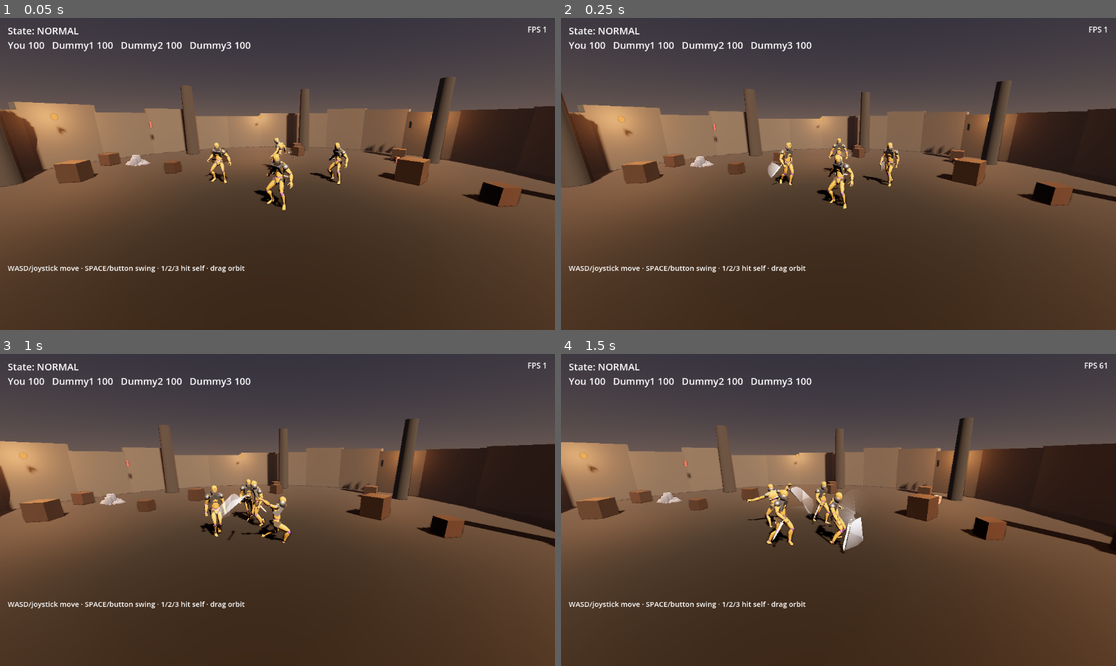
Above: before the commit, frames 1-4 (two rows, left to right).
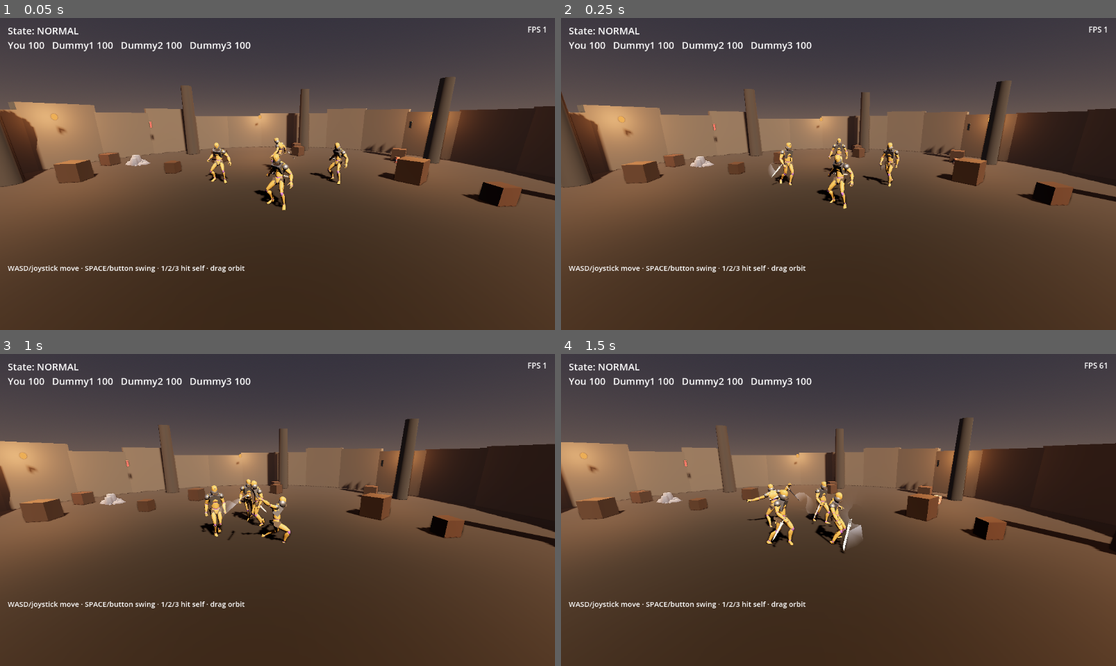
Above: after the commit, the same moments.

Repository: Xollonox/Game
Game: Godot game, scene res://scenes/arena.tscn
Two runs of this game, one before a commit and one after it. Both use one fixed random seed, a clock stepped at 60 frames per second and the inputs below.
Inputs (mouse positions are in pixels of both pictures, inside the frame that each line leads up to):
- Up to frame 1 (0.05 s): no input
- Up to frame 2 (0.25 s): no input
- Up to frame 3 (1 s): tap Enter at 0.5 s; move the mouse to (399, 494) at 0.52 s; hold D (move_right) from 0.53 s (still down); tap Space (attack) at 0.6 s; click (399, 494) at 0.67 s
- Up to frame 4 (1.5 s): release D (move_right) at 1.25 s; drag from (727, 525) to (810, 572) at 1.27 s

Frame 1 is identical in both runs. In frame 2, less than 0.1% of the frame differs, in the area x 37-60%, y 43-52%; in frame 3, 0.2%; in frame 4, 0.5%, in the area x 41-55%, y 42-64%.

Commit message:
Tune sword trail for proper visual impact: outer blade span, reduced opacity, softer feathering
- Narrowed trail base to span only outer blade half (0.34m vs 0.08m) to prevent sail-like oversaturation
- Reduced alpha multiplier from 0.55 to 0.26 and feather edge from 0.35x to 0.08x for softer arc boundary
- Slightly warmed color and increased pow exponent to 1.8 for better fade curve
- Added Playwright browser smoke test (web_smoke.py) for verifying WASM build in real browser
- Re-exported web build with tuned trail parameters

Co-Authored-By: Claude Haiku 4.5 <noreply@anthropic.com>
Claude-Session: https://claude.ai/code/session_01YYa41txZkdqc91DQA8Ei5Y

Diff:
--- a/scripts/sword_trail.gd
+++ b/scripts/sword_trail.gd
@@ -17,9 +17,13 @@
 const MIN_SPEED := 3.5
 const FADE_SPEED := 7.0
 
-@export var base_local := Vector3(0.0, 0.0, -0.08)
+## Spans the outer half of the blade, not the whole thing. Anchoring the inner
+## edge at the grip made the ribbon a ~0.6 m sheet that read as a white sail
+## dragged behind the character rather than an edge arc (caught in the browser
+## render, where additive blending makes it far louder than it looks in editor).
+@export var base_local := Vector3(0.0, -0.02, -0.34)
 @export var tip_local := Vector3(0.0, -0.05, -0.66)
-@export var color := Color(0.85, 0.88, 1.0)
+@export var color := Color(0.78, 0.84, 1.0)
 
 var source: Node3D
 
@@ -80,9 +84,11 @@
 	for i in count:
 		# Oldest samples are the faint end of the arc.
 		var along := float(i) / float(count - 1)
-		var a := pow(along, 1.6) * 0.55 * _strength
+		var a := pow(along, 1.8) * 0.26 * _strength
 		_im.surface_set_color(Color(color.r, color.g, color.b, a))
 		_im.surface_add_vertex(_base_pts[i])
-		_im.surface_set_color(Color(color.r, color.g, color.b, a * 0.35))
+		# Feathered to nothing at the tip edge so the ribbon has a soft outer
+		# boundary instead of a hard-cut quad edge.
+		_im.surface_set_color(Color(color.r, color.g, color.b, a * 0.08))
 		_im.surface_add_vertex(_tip_pts[i])
 	_im.surface_end()
Not shown, changed: docs/index.html
Not shown, changed: docs/index.pck
Not shown, added: tests/web_smoke.py
